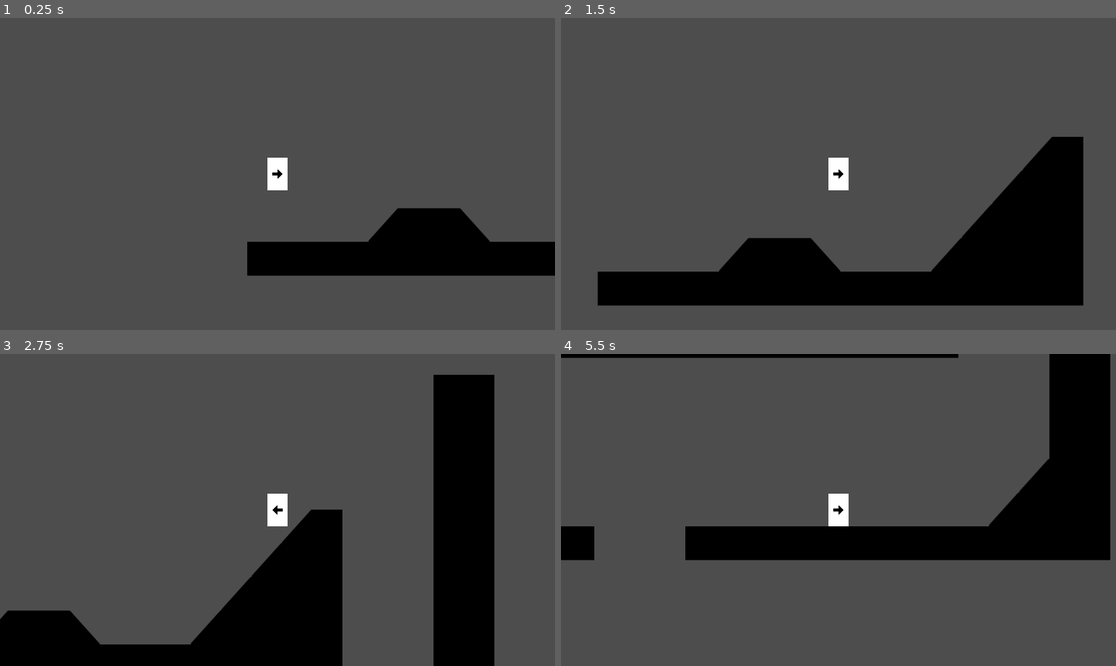
Above: before the commit, frames 1-4 (two rows, left to right).
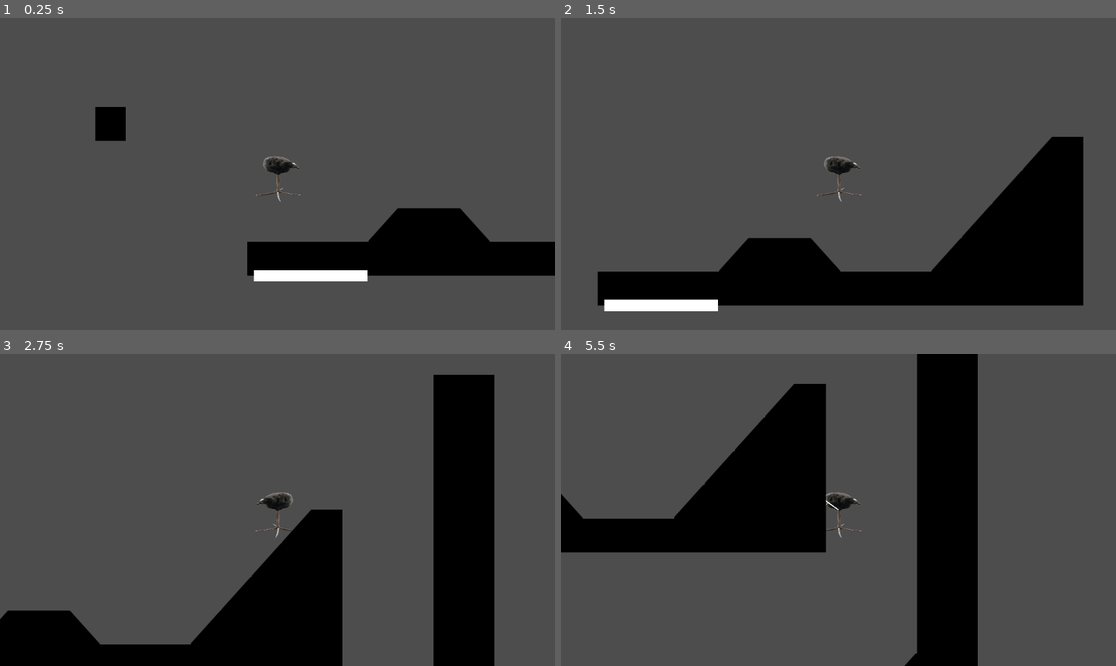
Above: after the commit, the same moments.

Repository: Puhalenthi/King-of-Speed
Game: Godot game, scene res://Scenes/testMap.tscn
The game is run twice, just before and just after one commit, with the same random seed, the same clock (stepped at 60 frames per second) and the same inputs. This scene is started directly instead of the project's main scene.
Inputs (mouse positions are in pixels of both pictures, inside the frame that each line leads up to):
- Up to frame 1 (0.25 s): no input
- Up to frame 2 (1.5 s): move the mouse to (960, 158) at 0.52 s; hold Space (boost) 0.53-1.28 s; hold Right (move_right) from 0.53 s (still down); tap Z (jump) at 0.77, 1.07 s; tap X (grapple, bound only after the commit) at 0.8, 1.35 s; move the mouse to (727, 189) at 1.27 s
- Up to frame 3 (2.75 s): tap Z (jump) at 1.52, 1.55, 1.82, 2.1 s; move the mouse to (333, 441) at 2.02 s; release Right (move_right) at 2.03 s; hold Left (move_left) from 2.03 s (still down); hold Space (boost) from 2.03 s (still down)
- Up to frame 4 (5.5 s): move the mouse to (810, 572) at 2.77 s; release Left (move_left) at 2.78 s; release Space (boost) at 2.78 s; hold Right (move_right) 2.78-4.28 s; tap Space (boost) at 2.85, 4.35 s; tap Z (jump) at 3.02, 3.32, 3.77, 3.8, 4.07, 4.52, 4.82 s; tap X (grapple, bound only after the commit) at 3.05 s; move the mouse to (1005, 556) at 3.52 s; hold X (grapple, bound only after the commit) 3.53-4.28 s; move the mouse to (672, 463) at 4.27 s; hold Left (move_left) 4.28-5.03 s; move the mouse to (866, 510) at 5.02 s; hold Right (move_right) from 5.03 s (still down); hold X (grapple, bound only after the commit) from 5.03 s (still down)

The runs differ from the first frame. In frame 1, 1.8% of the frame differs, in the area x 17-67%, y 28-85%; in frame 2, 1.2%; in frame 3, 0.5%; in frame 4, 34%, in the area x 0-99%, y 0-100%.

Commit message:
Add grapple mechanics on press x

Diff:
--- a/kingofspeed/Scenes/Player.tscn
+++ b/kingofspeed/Scenes/Player.tscn
@@ -1,7 +1,7 @@
 [gd_scene load_steps=5 format=3 uid="uid://m4440o4jhv4t"]
 
 [ext_resource type="Script" uid="uid://d0v2anfpprdpg" path="res://Scripts/Player.gd" id="1_rpqav"]
-[ext_resource type="Texture2D" uid="uid://k4es1jdu27gl" path="res://Images/arrow.png" id="2_kyqiw"]
+[ext_resource type="Texture2D" uid="uid://ducytp0tyuvhy" path="res://Images/Subject.png" id="2_cvnsp"]
 
 [sub_resource type="BoxMesh" id="BoxMesh_qbkls"]
 
@@ -14,6 +14,7 @@
 script = ExtResource("1_rpqav")
 
 [node name="MeshInstance2D" type="MeshInstance2D" parent="CharacterBody2D"]
+visible = false
 scale = Vector2(20, 32)
 mesh = SubResource("BoxMesh_qbkls")
 
@@ -24,5 +25,6 @@
 zoom = Vector2(0.7, 0.7)
 
 [node name="Sprite2D" type="Sprite2D" parent="CharacterBody2D"]
-scale = Vector2(0.0264484, 0.043379)
-texture = ExtResource("2_kyqiw")
+position = Vector2(0.49948, 5.24456)
+scale = Vector2(-0.0997492, 0.0559336)
+texture = ExtResource("2_cvnsp")
--- /dev/null
+++ b/kingofspeed/Scenes/grapple.tscn
@@ -0,0 +1,26 @@
+[gd_scene load_steps=4 format=3 uid="uid://dcbbm2qwenxyh"]
+
+[ext_resource type="Script" uid="uid://dx8prllmfvm2a" path="res://Scripts/grapple.gd" id="1_yj0u6"]
+[ext_resource type="Texture2D" uid="uid://5pd2344hrd5r" path="res://Images/hook.png" id="2_0s14p"]
+
+[sub_resource type="RectangleShape2D" id="RectangleShape2D_ufaj5"]
+size = Vector2(14.4, 8.8)
+
+[node name="Grapple" type="Area2D" groups=["grapple"]]
+scale = Vector2(0.5, 0.5)
+script = ExtResource("1_yj0u6")
+
+[node name="Sprite2D" type="Sprite2D" parent="."]
+rotation = 0.785398
+scale = Vector2(0.1, 0.1)
+texture = ExtResource("2_0s14p")
+
+[node name="CollisionShape2D" type="CollisionShape2D" parent="."]
+position = Vector2(-7.15256e-07, -3)
+scale = Vector2(2.5, 2.5)
+shape = SubResource("RectangleShape2D_ufaj5")
+
+[node name="Line2D" type="Line2D" parent="."]
+
+[connection signal="area_entered" from="." to="." method="_on_area_entered"]
+[connection signal="body_entered" from="." to="." method="_on_body_entered"]
--- /dev/null
+++ b/kingofspeed/Scenes/grapple_area.tscn
@@ -0,0 +1,16 @@
+[gd_scene load_steps=3 format=3 uid="uid://c16n32jgnvmyk"]
+
+[sub_resource type="QuadMesh" id="QuadMesh_7fsfs"]
+
+[sub_resource type="RectangleShape2D" id="RectangleShape2D_yqeas"]
+size = Vector2(20, 2)
+
+[node name="GrappleArea" type="Area2D" groups=["grapplearea"]]
+
+[node name="MeshInstance2D" type="MeshInstance2D" parent="."]
+position = Vector2(-4.76837e-07, -2.98023e-08)
+scale = Vector2(20, 2)
+mesh = SubResource("QuadMesh_7fsfs")
+
+[node name="CollisionShape2D" type="CollisionShape2D" parent="."]
+shape = SubResource("RectangleShape2D_yqeas")
--- a/kingofspeed/Scenes/player.tscn
+++ b/kingofspeed/Scenes/player.tscn
@@ -1,7 +1,7 @@
 [gd_scene load_steps=5 format=3 uid="uid://m4440o4jhv4t"]
 
 [ext_resource type="Script" uid="uid://d0v2anfpprdpg" path="res://Scripts/Player.gd" id="1_rpqav"]
-[ext_resource type="Texture2D" uid="uid://k4es1jdu27gl" path="res://Images/arrow.png" id="2_kyqiw"]
+[ext_resource type="Texture2D" uid="uid://ducytp0tyuvhy" path="res://Images/Subject.png" id="2_cvnsp"]
 
 [sub_resource type="BoxMesh" id="BoxMesh_qbkls"]
 
@@ -14,6 +14,7 @@
 script = ExtResource("1_rpqav")
 
 [node name="MeshInstance2D" type="MeshInstance2D" parent="CharacterBody2D"]
+visible = false
 scale = Vector2(20, 32)
 mesh = SubResource("BoxMesh_qbkls")
 
@@ -24,5 +25,6 @@
 zoom = Vector2(0.7, 0.7)
 
 [node name="Sprite2D" type="Sprite2D" parent="CharacterBody2D"]
-scale = Vector2(0.0264484, 0.043379)
-texture = ExtResource("2_kyqiw")
+position = Vector2(0.49948, 5.24456)
+scale = Vector2(-0.0997492, 0.0559336)
+texture = ExtResource("2_cvnsp")
--- a/kingofspeed/Scenes/testMap.tscn
+++ b/kingofspeed/Scenes/testMap.tscn
@@ -1,9 +1,10 @@
-[gd_scene load_steps=7 format=3 uid="uid://cfb1po5piou2r"]
+[gd_scene load_steps=8 format=3 uid="uid://cfb1po5piou2r"]
 
 [ext_resource type="PackedScene" uid="uid://m4440o4jhv4t" path="res://Scenes/player.tscn" id="1_enll3"]
 [ext_resource type="Texture2D" uid="uid://bv3mvrssxuggr" path="res://Images/spritesheet-Photoroom.png" id="2_1kuu2"]
 [ext_resource type="PackedScene" uid="uid://bp2c1440kuuft" path="res://Scenes/LeftSlope.tscn" id="3_c0d6t"]
 [ext_resource type="PackedScene" uid="uid://2sav6y5ymn54" path="res://Scenes/RightSlope.tscn" id="4_dj4tb"]
+[ext_resource type="PackedScene" uid="uid://c16n32jgnvmyk" path="res://Scenes/grapple_area.tscn" id="5_upetf"]
 
 [sub_resource type="TileSetAtlasSource" id="TileSetAtlasSource_c0d6t"]
 texture = ExtResource("2_1kuu2")
@@ -171,7 +172,7 @@
 scale = Vector2(0.9, 1)
 tile_set = SubResource("TileSet_dj4tb")
 format = 2
-layer_0/tile_data = PackedInt32Array(196607, 65539, 0, 13107 …(1866 unchanged characters)… 9, 0, 262131, 65539, 0, 196595, 65539, 0)
+layer_0/tile_data = PackedInt32Array(196607, 65539, 0, 13107 …(1866 unchanged characters)… 9, 0, 262131, 65539, 0, 196595, 65539, 0, -65542, 65539, 0)
 
 [node name="LeftSlope" parent="." instance=ExtResource("3_c0d6t")]
 position = Vector2(285, 158)
@@ -192,3 +193,9 @@
 [node name="RightSlope2" parent="." instance=ExtResource("4_dj4tb")]
 position = Vector2(-428, 748)
 scale = Vector2(2.6, 3)
+
+[node name="GrappleArea" parent="." instance=ExtResource("5_upetf")]
+position = Vector2(98, 301)
+scale = Vector2(16.86, 16.84)
+
+[editable path="Player"]
--- a/kingofspeed/Scripts/Player.gd
+++ b/kingofspeed/Scripts/Player.gd
@@ -6,7 +6,9 @@
 	RUNNING,
 	FALLING,
 	SUPERSPEED_FALLING,
-	SUPERSPEED_GROUND
+	SUPERSPEED_GROUND,
+	GRAPPLING,
+	GRAPPLED
 }
 
 var current_state: PlayerState = PlayerState.IDLE
@@ -46,6 +48,21 @@
 @export var boost_speed_multiplier: float = 1.5
 var is_boosting: bool = false
 
+# Grapple system
+@export var grapple_scene_path: String = "res://Scenes/grapple.tscn"
+var grapple_instance: Area2D = null
+var is_grapple_input_held: bool = false
+var grapple_input_just_pressed: bool = false  # Track fresh grapple input
+
+# Grapple distance constraint system
+var grapple_distance: float = 0.0
+var grapple_anchor_point: Vector2 = Vector2.ZERO
+@export var grapple_swing_damping: float = 0.98  # Reduces swing oscillation over time
+@export var grapple_tension_strength: float = 2000.0  # How strongly the rope pulls back
+
+# Grapple velocity system
+@export var minimum_grapple_velocity: float = 700.0
+
 # Get the gravity from the project settings to be synced with RigidBody nodes
 var gravity: int = 1500
 
@@ -63,16 +80,123 @@
 	handle_gravity(delta)
 	handle_jump()
 	handle_boost(delta)
+	handle_grapple()
 	update_player_state()
 	handle_movement(delta)
+	handle_grapple_physics(delta)  # New function for grapple constraint
 	update_momentum_buffer()
 	move_and_slide()
 
+	# Check for ground landing while grappled (must be after move_and_slide)
+	handle_grapple_ground_exit()
+
 	# Fix ground penetration after move_and_slide()
 	handle_ground_penetration()
 
 	# Update state after physics
 	previous_state = current_state
+
+func handle_grapple():
+	# Check if grapple input is being held
+	var grapple_input = Input.is_action_pressed("grapple")
+	var grapple_just_pressed = Input.is_action_just_pressed("grapple")
+
+	# Update grapple_input_just_pressed flag
+	if grapple_just_pressed:
+		grapple_input_just_pressed = true
+
+	# If grapple input just started being held AND we have a fresh press
+	if grapple_input and not is_grapple_input_held and grapple_input_just_pressed:
+		is_grapple_input_held = true
+
+		# Remove any existing grapple instance
+		if grapple_instance != null:
+			grapple_instance.queue_free()
+			grapple_instance = null
+
+		# Load and instantiate the grapple scene
+		var grapple_scene = load(grapple_scene_path)
+		if grapple_scene:
+			grapple_instance = grapple_scene.instantiate()
+			add_child(grapple_instance)
+
+			# Set rotation based on facing direction
+			if facing_right:
+				grapple_instance.rotation_degrees = -45
+			else:
+				grapple_instance.rotation_degrees = -135
+
+	# If grapple input is no longer being held
+	elif not grapple_input and is_grapple_input_held:
+		is_grapple_input_held = false
+		grapple_input_just_pressed = false  # Reset the fresh press flag
+
+		# Clear grapple constraint data
+		grapple_distance = 0.0
+		grapple_anchor_point = Vector2.ZERO
+
+		# Remove grapple instance
+		if grapple_instance != null:
+			grapple_instance.queue_free()
+			grapple_instance = null
+
+	# Update grapple input state
+	is_grapple_input_held = grapple_input
+
+func handle_grapple_physics(delta):
+	# Only apply grapple physics when grappled
+	if current_state != PlayerState.GRAPPLED:
+		return
+
+	# Make sure we have a grapple instance and anchor point
+	if grapple_instance == null:
+		return
+
+	# Get the grapple anchor point (assuming it has a global_position)
+	if "global_position" in grapple_instance:
+		grapple_anchor_point = grapple_instance.global_position
+	else:
+		# Fallback to grapple instance position
+		grapple_anchor_point = grapple_instance.position + global_position
+
+	# Calculate current distance to anchor
+	var to_anchor = grapple_anchor_point - global_position
+	var current_distance = to_anchor.length()
+
+	# Set grapple distance when first grappled (only once)
+	if grapple_distance <= 0:
+		grapple_distance = current_distance
+		return
+
+	# If we're beyond the grapple distance, apply constraint
+	if current_distance > grapple_distance:
+		# Calculate the direction to pull the player back
+		var direction_to_anchor = to_anchor.normalized()
+
+		# Calculate how much we've exceeded the rope length
+		var excess_distance = current_distance - grapple_distance
+
+		# Apply tension force to pull player back to rope length
+		var tension_force = direction_to_anchor * grapple_tension_strength * excess_distance
+
+		# Apply the tension as acceleration
+		velocity += tension_force * delta
+
+		# Also directly adjust position to maintain constraint (for stability)
+		var correction = direction_to_anchor * excess_distance * 0.5
+		global_position += correction
+
+	# Apply swinging physics - project velocity perpendicular to rope
+	if grapple_distance > 0:
+		var rope_direction = (grapple_anchor_point - global_position).normalized()
+		var velocity_along_rope = velocity.dot(rope_direction)
+
+		# If moving away from anchor, reduce that component of velocity
+		if velocity_along_rope > 0:
+			velocity -= rope_direction * velocity_along_rope * 0.8
+
+	# Apply damping to reduce wild swinging
+	#velocity *= grapple_swing_damping
 
 func update_player_state():
 	var new_state: PlayerState
@@ -80,18 +204,35 @@
 	var is_super_speed = abs(velocity.x) >= super_speed_threshold
 	var is_grounded = is_on_floor()
 
-	if is_grounded:
-		if is_super_speed:
-			new_state = PlayerState.SUPERSPEED_GROUND
-		elif is_moving:
-			new_state = PlayerState.RUNNING
+	# Check grapple states first
+	if is_grapple_input_held and grapple_instance != null:
+		# Check if grapple instance has the is_grappled property and it's true
+		if "is_grappled" in grapple_instance and grapple_instance.is_grappled:
+			new_state = PlayerState.GRAPPLED
+
+			# Initialize grapple distance when entering grappled state
+			if current_state != PlayerState.GRAPPLED:
+				if "global_position" in grapple_instance:
+					grapple_anchor_point = grapple_instance.global_position
+				else:
+					grapple_anchor_point = grapple_instance.position + global_position
+				grapple_distance = (grapple_anchor_point - global_position).length()
 		else:
-			new_state = PlayerState.IDLE
+			new_state = PlayerState.GRAPPLING
 	else:
-		if is_super_speed:
-			new_state = PlayerState.SUPERSPEED_FALLING
+		# Normal state logic - now includes transition from grapple to super speed
+		if is_grounded:
+			if is_super_speed:
+				new_state = PlayerState.SUPERSPEED_GROUND
+			elif is_moving:
+				new_state = PlayerState.RUNNING
+			else:
+				new_state = PlayerState.IDLE
 		else:
-			new_state = PlayerState.FALLING
+			if is_super_speed:
+				new_state = PlayerState.SUPERSPEED_FALLING
+			else:
+				new_state = PlayerState.FALLING
 
 	# Handle state transitions
 	if new_state != current_state:
@@ -111,6 +252,28 @@
 			pass
 		PlayerState.SUPERSPEED_GROUND:
 			pass
+		PlayerState.GRAPPLING:
+			# Could add grappling enter logic here
+			pass
+		PlayerState.GRAPPLED:
+			# Initialize grapple constraint when entering grappled state
+			print("Entered GRAPPLED state - rope length: ", grapple_distance)
+
+			# Ensure minimum velocity when beginning grapple
+			var current_velocity_magnitude = velocity.length()
+			if current_velocity_magnitude < minimum_grapple_velocity:
+				# If velocity is too low, set it to minimum magnitude
+				if current_velocity_magnitude > 0:
+					# Preserve direction but increase magnitude
+					velocity = velocity.normalized() * minimum_grapple_velocity
+				else:
+					# If velocity is zero, give it a direction based on facing
+					if facing_right:
+						velocity = Vector2(minimum_grapple_velocity * 0.7, minimum_grapple_velocity * 0.7)
+					else:
+						velocity = Vector2(-minimum_grapple_velocity * 0.7, minimum_grapple_velocity * 0.7)
+
+				print("Velocity boosted to minimum grapple velocity: ", velocity.length())
 
 func _on_state_exit(state: PlayerState):
 	match state:
@@ -124,13 +287,33 @@
 			pass
 		PlayerState.SUPERSPEED_GROUND:
 			pass
+		PlayerState.GRAPPLING:
+			pass
+		PlayerState.GRAPPLED:
+			# Reset grapple constraint when exiting grappled state
+			print("Exited GRAPPLED state")
+
+			# Check if we should transition to super speed after grappling
+			if abs(velocity.x) >= super_speed_threshold:
+				print("Transitioning from grapple to super speed - velocity: ", velocity.x)
+			pass
 
 func handle_gravity(delta):
+	# Apply modified gravity when grappled (lighter feel for swinging)
+	if current_state == PlayerState.GRAPPLED:
+		#velocity.y += gravity * delta
+		# Remove the old minimum velocity check here since it's now handled in state enter
+		return
+
 	# Add gravity when not on floor
 	if not is_on_floor():
 		velocity.y += gravity * delta
 
 func handle_jump():
+	# Don't allow jumping when grappling or grappled
+	if current_state == PlayerState.GRAPPLING or current_state == PlayerState.GRAPPLED:
+		return
+
 	# Handle jump input
 	if is_on_floor():
 		jumps = 2
@@ -139,6 +322,11 @@
 		velocity.y = jump_velocity
 
 func handle_boost(delta):
+	# Don't allow boosting when grappled
+	if current_state == PlayerState.GRAPPLED:
+		is_boosting = false
+		return
+
 	# Check if boost input is pressed and we have boost available
 	is_boosting = Input.is_action_pressed("boost") and current_boost > 0
 
@@ -149,6 +337,19 @@
 		current_boost = max(current_boost, 0.0)
 
 func handle_movement(delta):
+	# No movement control when grappled - player cannot influence direction
+	if current_state == PlayerState.GRAPPLED:
+		# Still update facing direction for visual consistency (sprite flipping)
+		# but don't allow any movement influence
+		if velocity.x > 0:
+			facing_right = true
+			sprite.flip_h = false
+		elif velocity.x < 0:
+			facing_right = false
+			sprite.flip_h = true
+
+		return
+
 	# Get input direction
 	var direction = Input.get_axis("move_left", "move_right")
 
@@ -243,6 +444,26 @@
 
 	# Check if player is facing the same direction as the downslope
 	var player_direction = 1 if facing_right else -1
+
+func handle_grapple_ground_exit():
+	# If player is grappled and hits the ground, exit grapple state
+	if current_state == PlayerState.GRAPPLED and is_on_floor():
+		print("Player hit ground while grappled - exiting grapple state")
+
+		# Force exit grapple state by clearing input and destroying grapple
+		is_grapple_input_held = false
+		grapple_input_just_pressed = false  # Reset fresh press flag to prevent re-entry
+
+		# Clear grapple constraint data
+		grapple_distance = 0.0
+		grapple_anchor_point = Vector2.ZERO
+
+		# Remove grapple instance
+		if grapple_instance != null:
+			grapple_instance.queue_free()
+			grapple_instance = null
+
+		# The state will be updated in the next update_player_state() call
 
 # Helper functions for extended functionality
 func get_movement_direction() -> float:
@@ -303,8 +524,31 @@
 			return "SUPERSPEED_FALLING"
 		PlayerState.SUPERSPEED_GROUND:
 			return "SUPERSPEED_GROUND"
+		PlayerState.GRAPPLING:
+			return "GRAPPLING"
+		PlayerState.GRAPPLED:
+			return "GRAPPLED"
 		_:
 			return "UNKNOWN"
+
+# Grapple-specific helper functions
+func is_grappling() -> bool:
+	return current_state == PlayerState.GRAPPLING
+
+func is_grappled() -> bool:
+	return current_state == PlayerState.GRAPPLED
+
+func get_grapple_instance() -> Area2D:
+	return grapple_instance
+
+func get_grapple_distance() -> float:
+	return grapple_distance
+
+func get_grapple_anchor_point() -> Vector2:
+	return grapple_anchor_point
+
+func get_minimum_grapple_velocity() -> float:
+	return minimum_grapple_velocity
 
 # Optional: Add sound/animation triggers based on state changes
 func _on_landed():
--- /dev/null
+++ b/kingofspeed/Scripts/grapple.gd
@@ -0,0 +1,43 @@
+extends Area2D
+
+@export var speed: float = 1400.0
+@export var direction: int = 1  # 1 for forward, -1 for backward
+
+var is_grappled = false
+var line: Line2D = null
+
+var fixPoint
+
+func _ready():
+	# Create the line and add it as a child of this node
+	line = Line2D.new()
+	line.default_color = Color.WHITE
+	line.width = 2.0
+	add_child(line)
+
+func _process(delta):
+	if not is_grappled:
+		var velocity = Vector2.RIGHT.rotated(rotation) * direction * speed
+		position += velocity * delta
+	else:
+		fix_at_point()
+
+
+	# Update the line to draw between this node and its parent
+	if get_parent() and line:
+		line.clear_points()
+		line.add_point(to_local(get_parent().global_position))  # Start at parent
+		line.add_point(Vector2.ZERO)  # End at this node's position (self)
+
+func _on_area_entered(area: Area2D) -> void:
+	if area.is_in_group("grapplearea"):
+		is_grappled = true
+		fixPoint = global_position
+
+func _on_body_entered(body: Node2D) -> void:
+	if not body.is_in_group("player") and not is_grappled:
+		is_grappled = true
+		fixPoint = global_position
+
+func fix_at_point():
+	global_position = fixPoint
--- a/kingofspeed/project.godot
+++ b/kingofspeed/project.godot
@@ -18,6 +18,7 @@
 
 slope=""
 player=""
+grapple=""
 
 [input]
 
@@ -41,3 +42,8 @@
 "events": [Object(InputEventKey,"resource_local_to_scene":false,"resource_name":"","device":-1,"window_id":0,"alt_press …(191 unchanged characters)…
 ]
 }
+grapple={
+"deadzone": 0.2,
+"events": [Object(InputEventKey,"resource_local_to_scene":false,"resource_name":"","device":-1,"window_id":0,"alt_pressed":false,"shift_pressed":false,"ctrl_pressed":false,"meta_pressed":false,"pressed":false,"keycode":0,"physical_keycode":88,"key_label":0,"unicode":120,"location":0,"echo":false,"script":null)
+]
+}
Binary file added: kingofspeed/Images/Subject.png
Not shown, added: kingofspeed/Images/Subject.png.import
Binary file added: kingofspeed/Images/hook.png
Not shown, added: kingofspeed/Images/hook.png.import
Not shown, added: kingofspeed/Scripts/grapple.gd.uid
